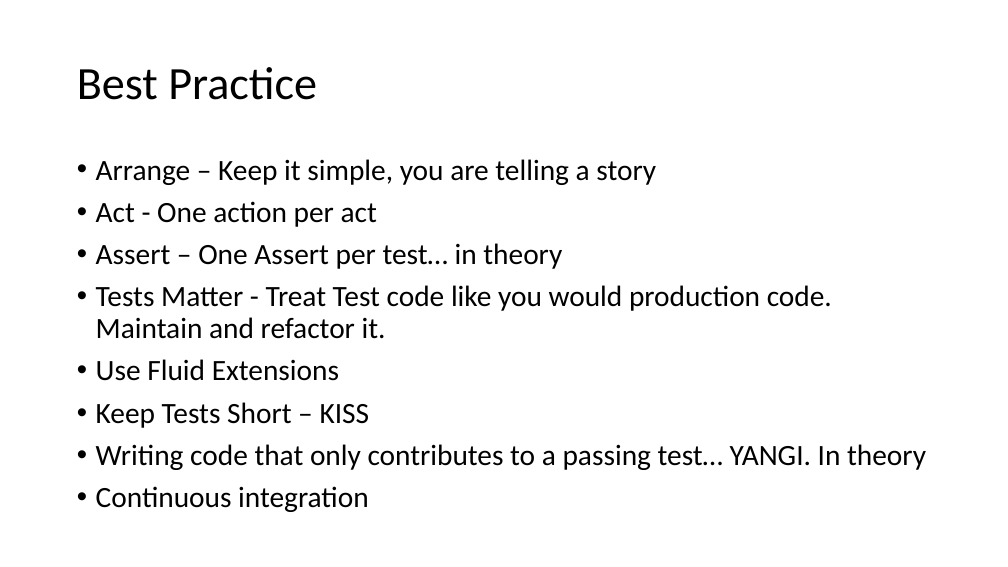
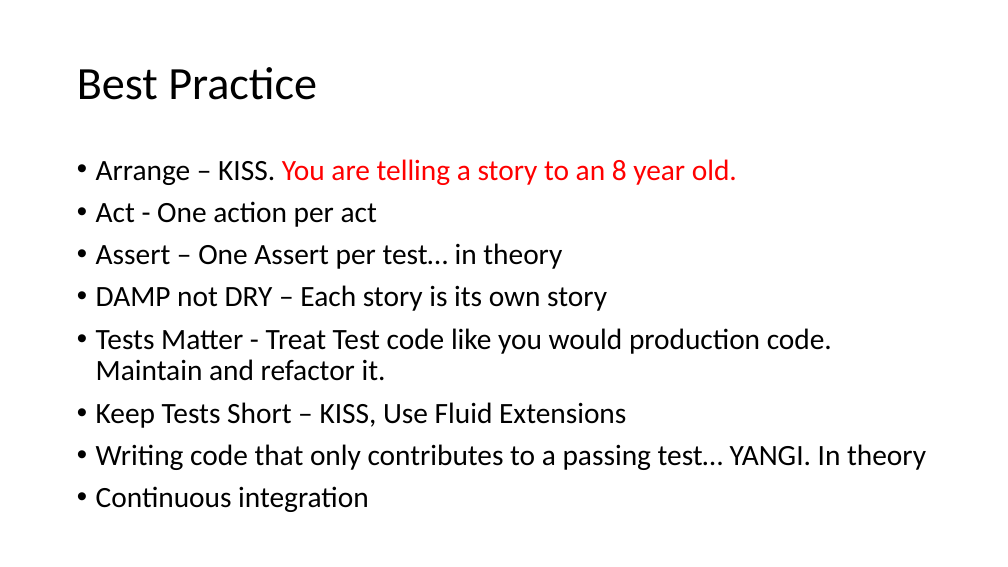
Before and after one commit to JoelViney/TestDrivenTalk, a slide deck: slide 13 of !Test Driven Development.pptx. Drawn at 1008x567 pixels with LibreOffice and Linux fonts; fonts in the diff are those of the drawing. Boxes give left, top, right and bottom in pixels: in the first picture for what was removed or moved away, otherwise in the second. Text is boxed around its words. In the diff, an @@ line names an element or a change of style, - is before the commit and + after.

Commit message:
Added Damp and Test Desiderata reference.

```diff
--- a/!Test Driven Development.pptx
+++ b/!Test Driven Development.pptx
@@ text at (96,159,737,185): text changed; text colour #000000 to #FF0000 @@
-• Arrange – Keep it simple, you are telling a story
+• Arrange – KISS. You are telling a story to an 8 year old.
@@ text at (96,285,607,311): paragraph added @@
+• DAMP not DRY – Each story is its own story
@@ text at (96,402,626,428): text changed @@
-• Use Fluid Extensions
-• Keep Tests Short – KISS
+• Keep Tests Short – KISS, Use Fluid Extensions
```
Also in this commit, not shown: 3 other slides changed.
